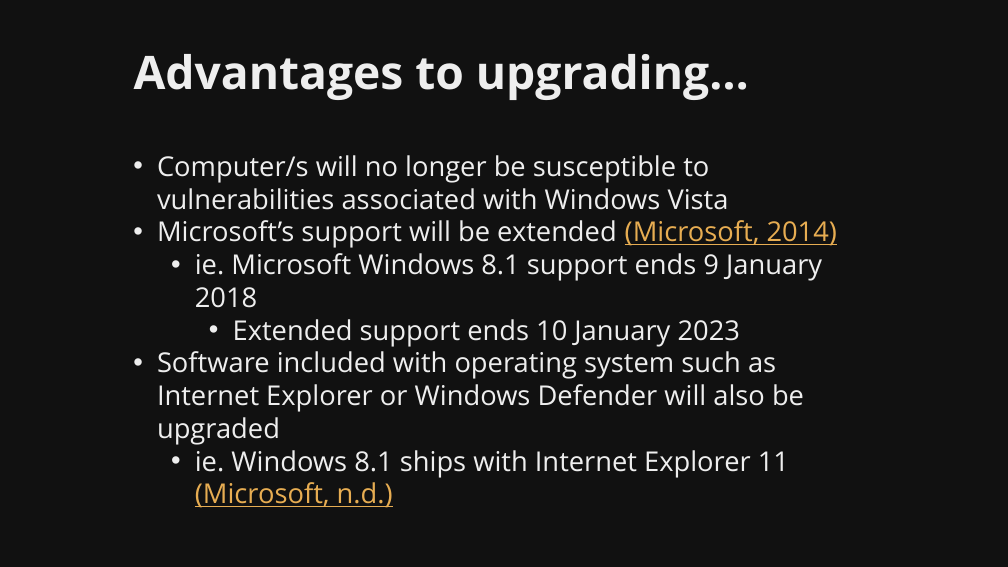
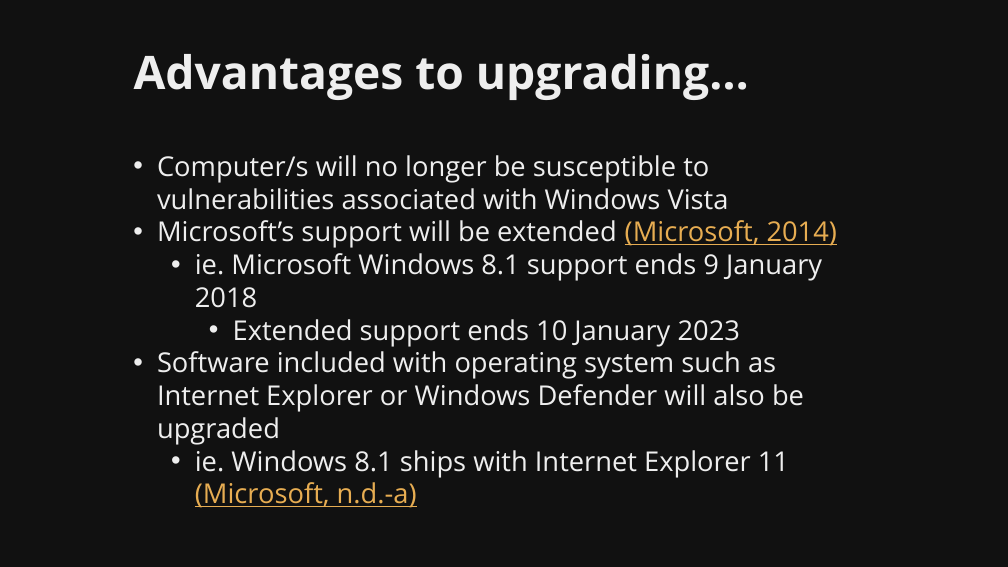
Before and after one commit to martymcflywa/ecu, a slide deck: slide 14 of year_1/sem_2/CSI1101_computer_security/0b_assignment_2_[22MAY15_0900]/dev/CSI1101_PONCE_A2_v01.pptx (slide 13 before the commit). Drawn at 1008x567 pixels with LibreOffice and Linux fonts; fonts in the diff are those of the drawing. Boxes give left, top, right and bottom in pixels: in the first picture for what was removed or moved away, otherwise in the second. Text is boxed around its words. In the diff, an @@ line names an element or a change of style, - is before the commit and + after.

```diff
--- a/year_1/sem_2/CSI1101_computer_security/0b_assignment_2_[22MAY15_0900]/dev/CSI1101_PONCE_A2_v01.pptx
+++ b/year_1/sem_2/CSI1101_computer_security/0b_assignment_2_[22MAY15_0900]/dev/CSI1101_PONCE_A2_v01.pptx
@@ text at <box>195,450,789,508</box>: text changed @@
-  • ie. Windows 8.1 ships with Internet Explorer 11 (Microsoft, n.d.)
+  • ie. Windows 8.1 ships with Internet Explorer 11 (Microsoft, n.d.-a)
```
Also in this commit, not shown: 8 other slides changed, 10 slides added, 5 other files.
